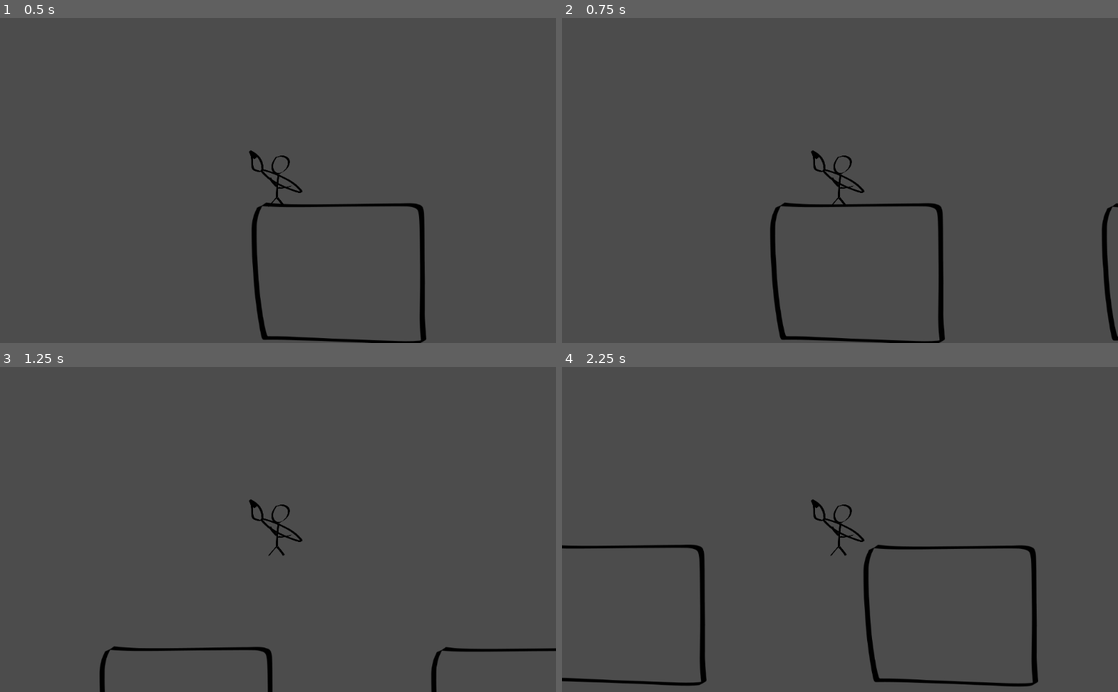
Above: before the commit, frames 1-4 (two rows, left to right).
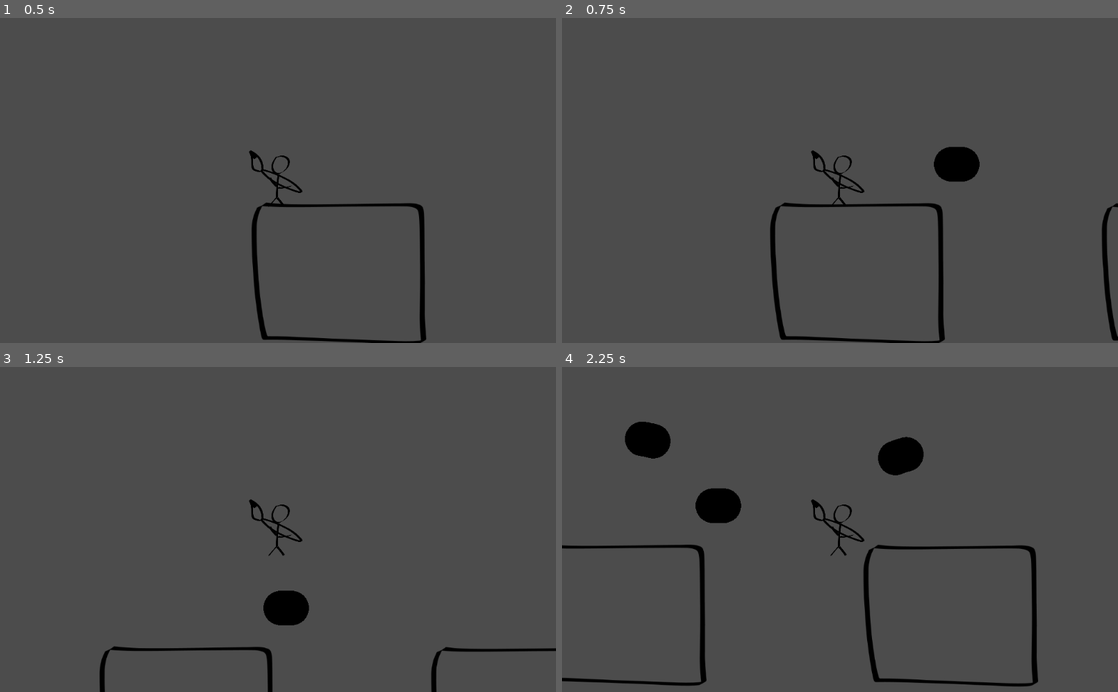
Above: after the commit, the same moments.

Repository: motizukilucas/godot-brush-game
Game: Godot game, scene res://World.tscn
The game is run twice, just before and just after one commit, with the same random seed, the same clock (stepped at 60 frames per second) and the same inputs.
Inputs (mouse positions are in pixels of both pictures, inside the frame that each line leads up to):
- Up to frame 1 (0.5 s): no input
- Up to frame 2 (0.75 s): tap Enter at 0.5 s; move the mouse to (962, 164) at 0.52 s; hold D (right) from 0.53 s (still down); click (962, 164) at 0.67 s
- Up to frame 3 (1.25 s): keep holding D (right); tap Space (jump) at 0.77 s
- Up to frame 4 (2.25 s): move the mouse to (728, 545) at 1.27 s; click (728, 545) at 1.42 s; tap Space (jump) at 1.52 s; move the mouse to (895, 458) at 2.02 s; release D (right) at 2.03 s; hold A (left) from 2.03 s (still down); click (895, 458) at 2.17 s

Frame 1 is identical in both runs. In frame 2, 0.7% of the frame differs, in the area x 66-76%, y 39-51%; in frame 3, 0.7%; in frame 4, 2.2%, in the area x 11-65%, y 16-49%.

Commit message:
Chaging mouse_pos from viewport to canvas item get_global_mouse_position

Diff:
--- a/Draw Control/Draw Control.gd
+++ b/Draw Control/Draw Control.gd
@@ -4,8 +4,12 @@
 
 var last_mouse_pos = Vector2()
 
+onready var DrawControl = get_node("Draw Control")
+
 func _process(delta):
-	var mouse_pos = get_viewport().get_mouse_position()
+#	var mouse_pos = get_viewport().get_mouse_position()
+
+	var mouse_pos = get_global_mouse_position()
 
 	if Input.is_mouse_button_pressed(BUTTON_LEFT):
 		if mouse_pos.distance_to(last_mouse_pos) >= 1:
